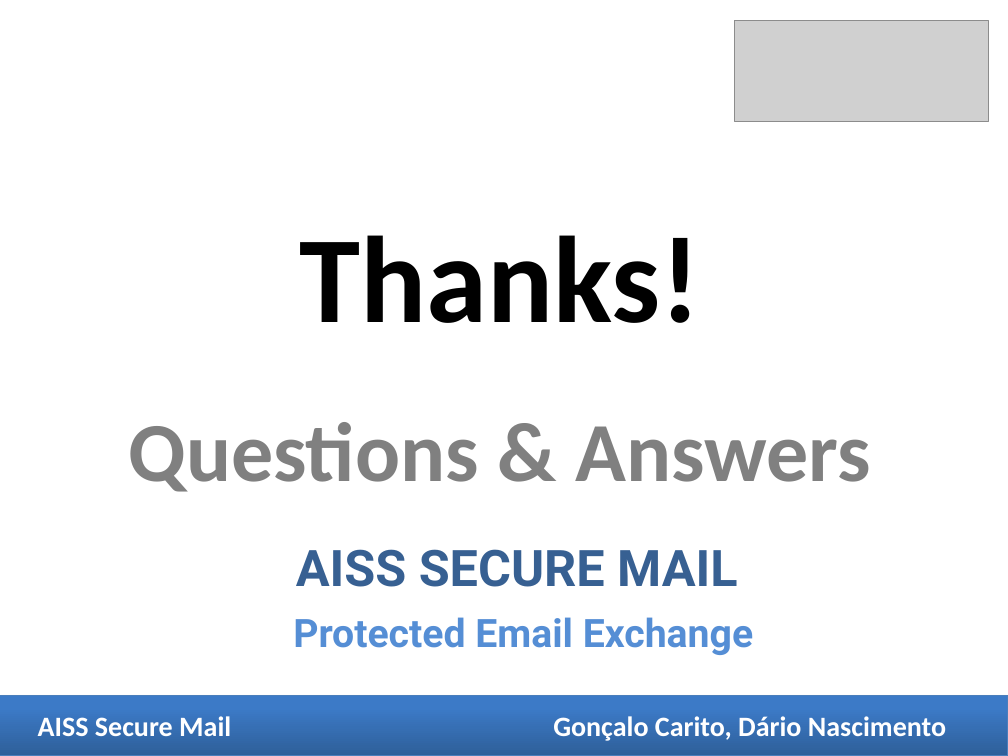
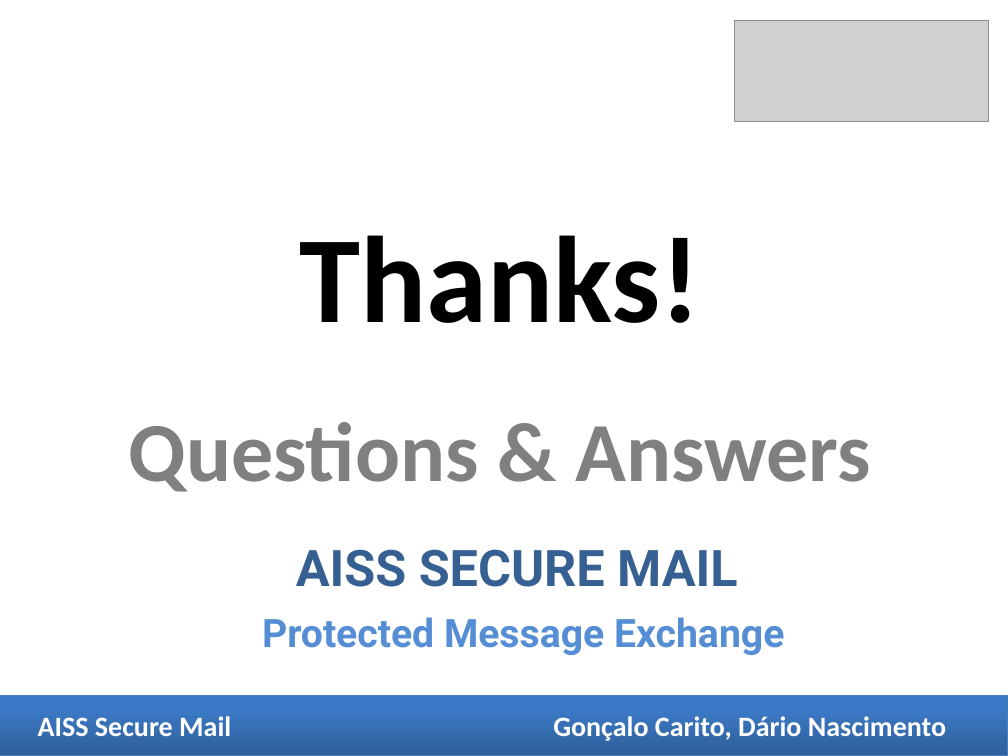
Before and after one commit to dnascimento/AISSProject, a slide deck: slide 15 of Apresentacoes/Comercial/Apresentação.pptx (slide 12 before the commit). Drawn at 1008x756 pixels with LibreOffice and Linux fonts; fonts in the diff are those of the drawing; grey boxes stand for pictures. Boxes give left, top, right and bottom in pixels: in the first picture for what was removed or moved away, otherwise in the second. Text is boxed around its words. In the diff, an @@ line names an element or a change of style, - is before the commit and + after.

```diff
--- a/Apresentacoes/Comercial/Apresentação.pptx
+++ b/Apresentacoes/Comercial/Apresentação.pptx
@@ text at [262, 617, 784, 655]: text changed @@
-Protected Email Exchange
+Protected Message Exchange
```
Also in this commit, not shown: 9 other slides changed, 3 slides added, 2 other files.
